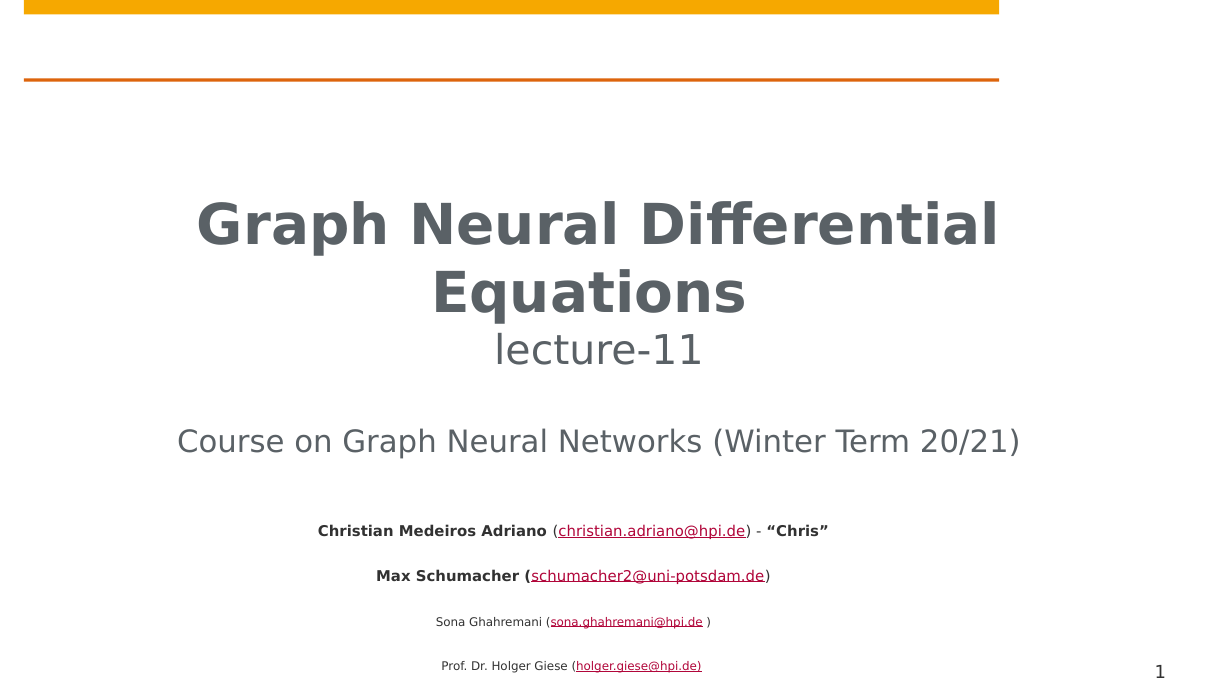
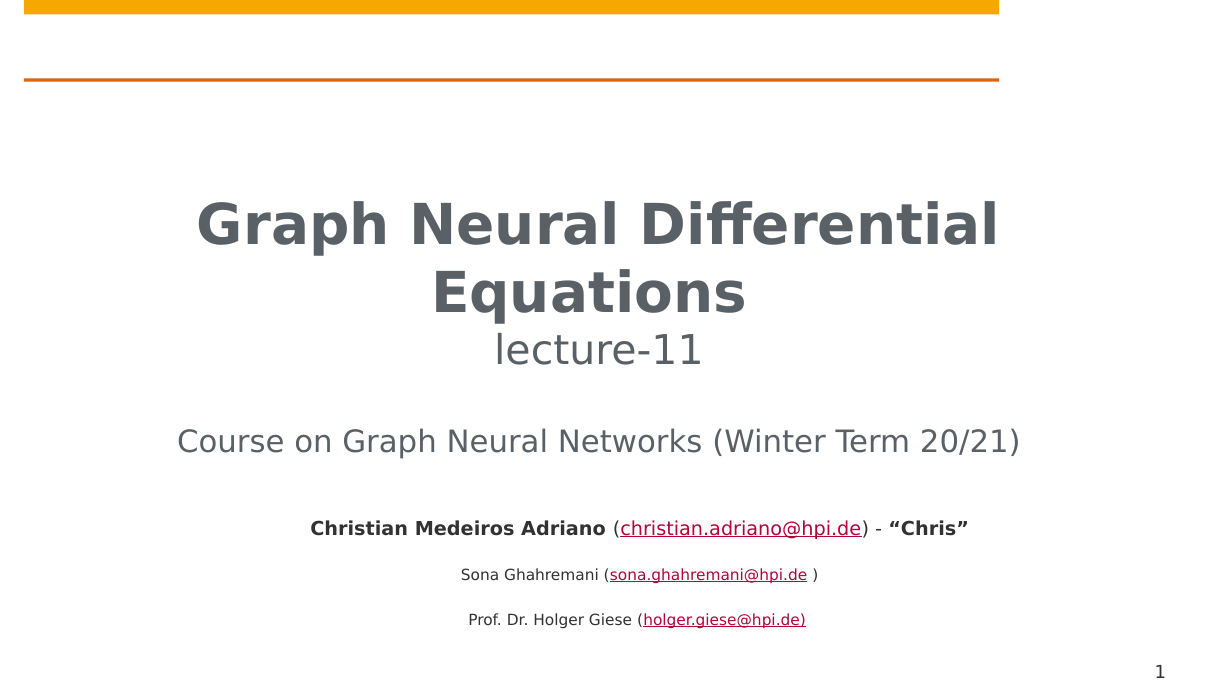
Before and after one commit to hpi-sam/GNN-Course-2020, a slide deck: slide 1 of 11. Graph Neural Differential Equations.pptx. Drawn at 1232x693 pixels with LibreOffice and Linux fonts; fonts in the diff are those of the drawing; background and template pictures are left out. Boxes give left, top, right and bottom in pixels: in the first picture for what was removed or moved away, otherwise in the second. Text is boxed around its words. In the diff, an @@ line names an element or a change of style, - is before the commit and + after.

```diff
--- a/11. Graph Neural Differential Equations.pptx
+++ b/11. Graph Neural Differential Equations.pptx
@@ subtitle "Christian Medeiros Adriano (christian.adriano@hpi.de) - ..." at (310, 520, 969, 629): size 11.6 to 15 pt in "Christian Medeiros Adriano (christian.adriano@hpi.de) - “Chr ..."; size 9.3 to 12 pt in "Sona Ghahremani (sona.ghahremani@hpi.de )", "Prof. Dr. Holger Giese (holger.giese@hpi.de)" @@
@@ subtitle at (376, 569, 770, 584): paragraph removed @@
-Max Schumacher (schumacher2@uni-potsdam.de)
```
Also in this commit, not shown: 1 other slide changed.
